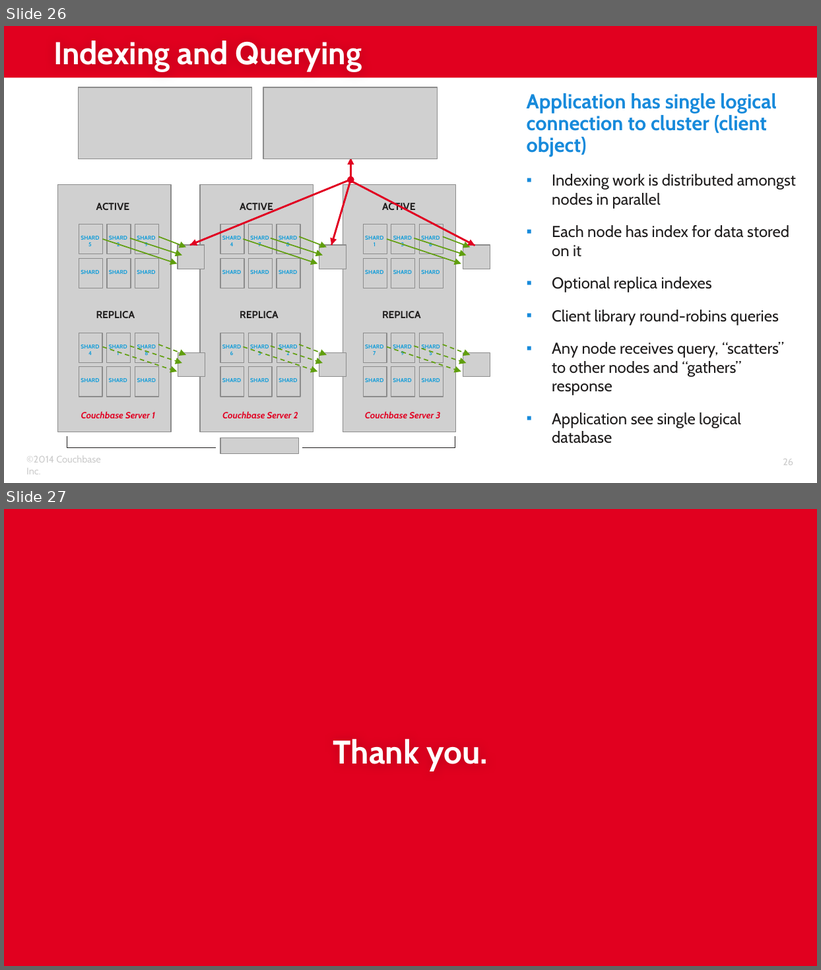
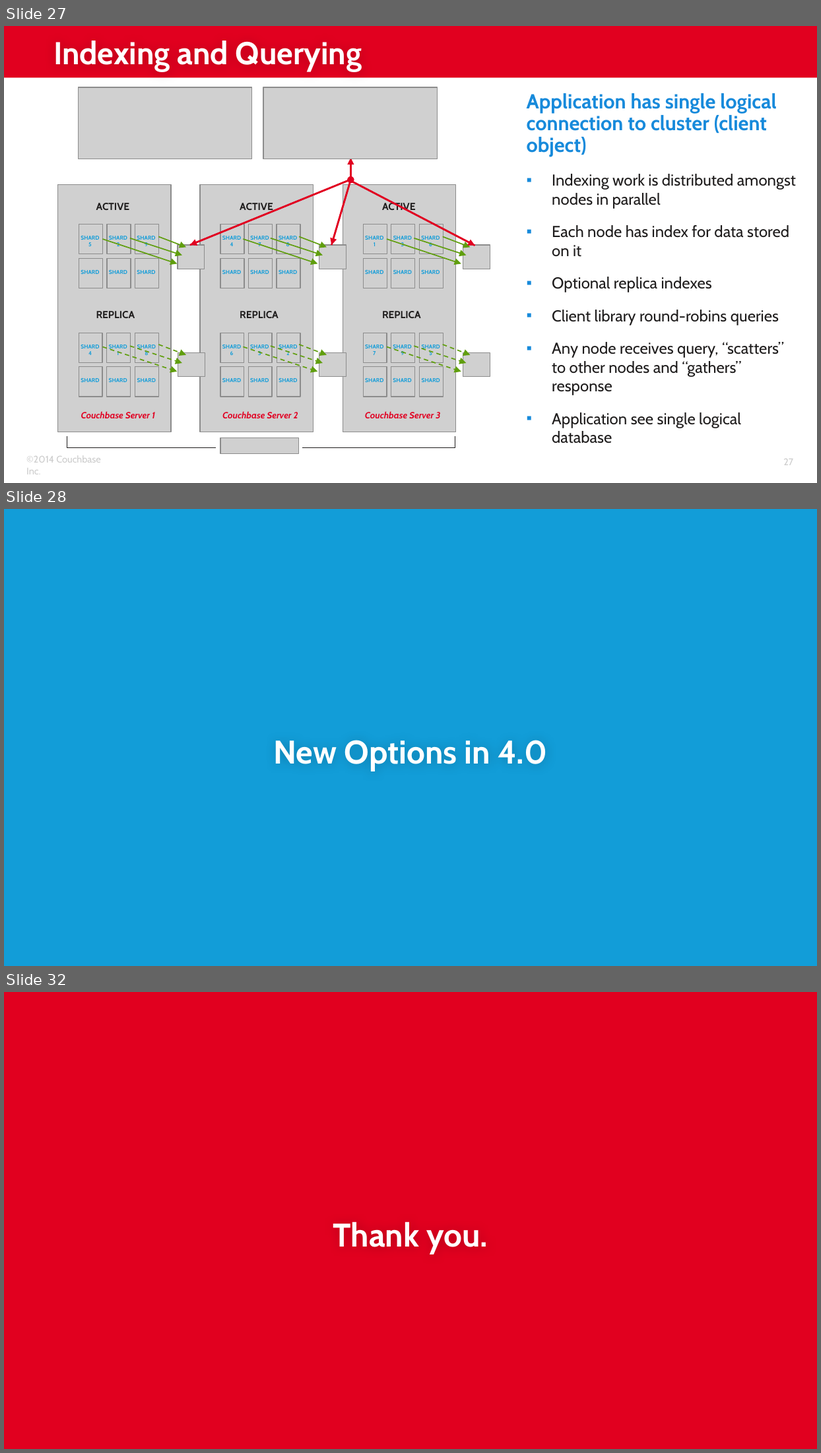
Before and after one commit to subalakr/workshop, a slide deck: server/presentations/Lec-01_Architectural_Overview.pptx. Shown one above the other, each under a label of ours: slides 26 and 27 before the commit, slides 27, 28 and 32 after it; the slides between them are not shown. The pictures are 821x970 and 821x1453 pixels, drawn with LibreOffice and Linux fonts; fonts in the diff are those of the drawing; grey boxes stand for pictures; background and template pictures are left out. Boxes give left, top, right and bottom in pixels: in the first picture for what was removed or moved away, otherwise in the second. Text is boxed around its words. In the diff, an @@ line names an element or a change of style, - is before the commit and + after.

```diff
--- a/server/presentations/Lec-01_Architectural_Overview.pptx
+++ b/server/presentations/Lec-01_Architectural_Overview.pptx
@@ slide 28 added at (4, 509, 817, 966), background #129DD8 @@
@@ title added at (274, 740, 547, 770), 29 pt, text #FFFFFF, bold @@
+New Options in 4.0
@@ what was slide 26 is now slide 27 @@
@@ page number at (783, 459, 793, 466): text changed @@
-26
+27
@@ what was slide 27 is now slide 32 @@
```
Also in this commit, not shown: 8 slides changed, 4 other slides added, 1 other file.
